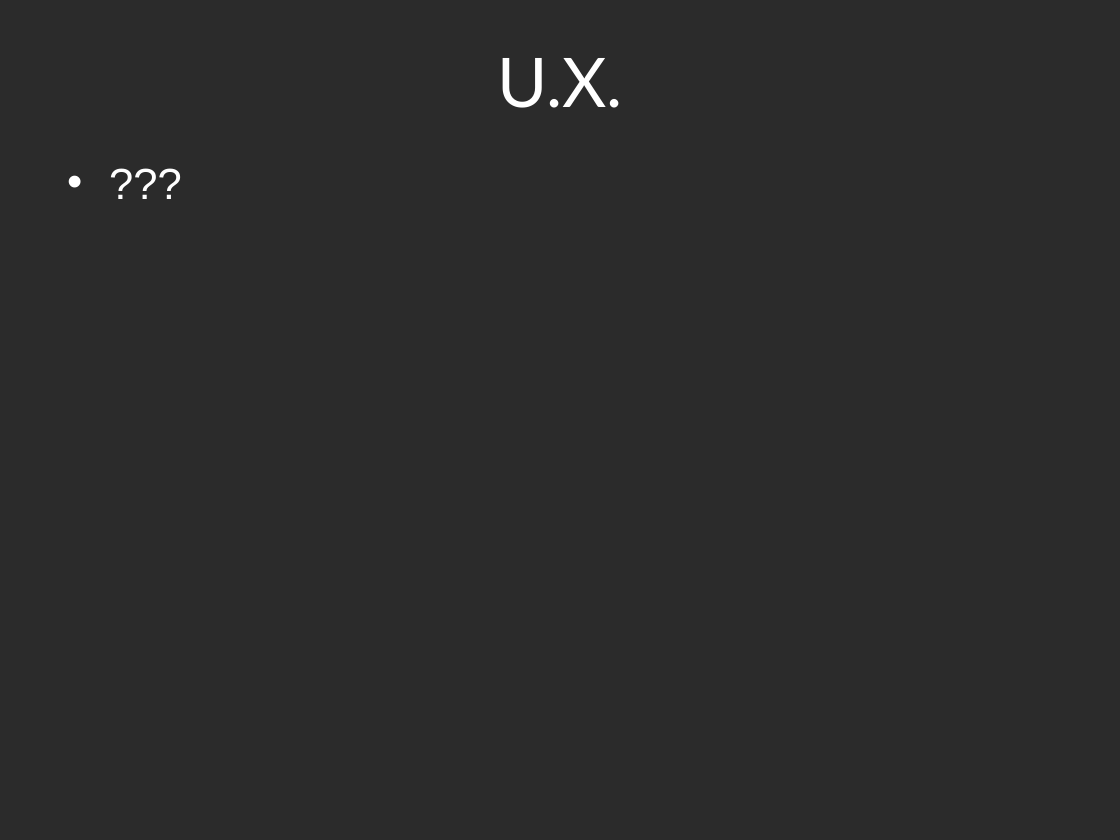
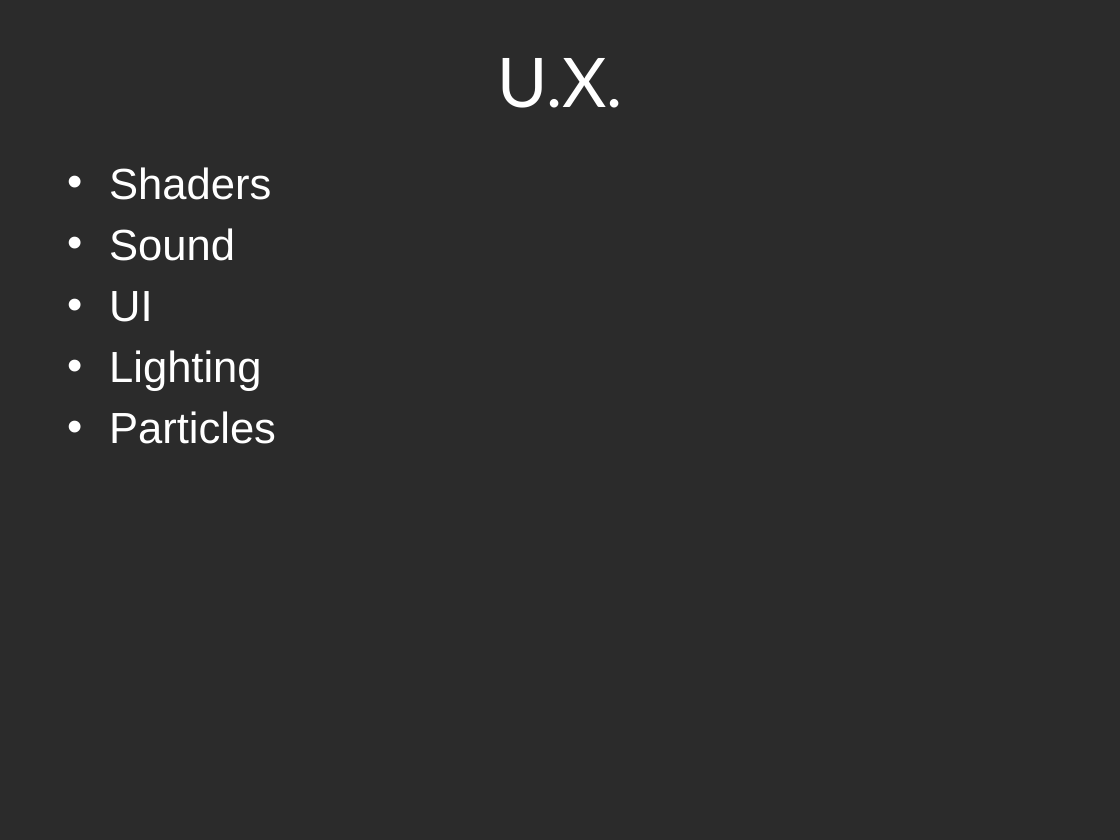
Before and after one commit to Daniel-Stremmelaar/P5-Horror, a slide deck: slide 4 of Crystal Lake Mansion - Prototype Presentatie.pptx. Drawn at 1120x840 pixels with LibreOffice and Linux fonts; fonts in the diff are those of the drawing; background and template pictures are left out; a plain dark background stands for a picture behind light text. Boxes give left, top, right and bottom in pixels: in the first picture for what was removed or moved away, otherwise in the second. Text is boxed around its words. In the diff, an @@ line names an element or a change of style, - is before the commit and + after.

```diff
--- a/Crystal Lake Mansion - Prototype Presentatie.pptx
+++ b/Crystal Lake Mansion - Prototype Presentatie.pptx
@@ text at (109, 167, 276, 444): text changed @@
-• ???
+• Shaders
+• Sound
+• UI
+• Lighting
+• Particles
```
Also in this commit, not shown: 1 other slide changed, 1 slide added.
